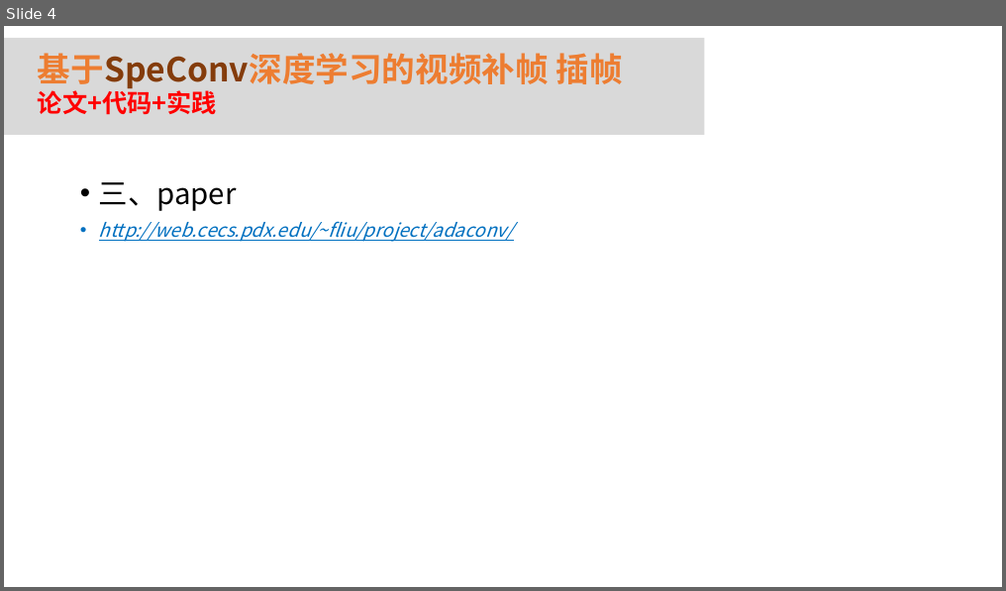
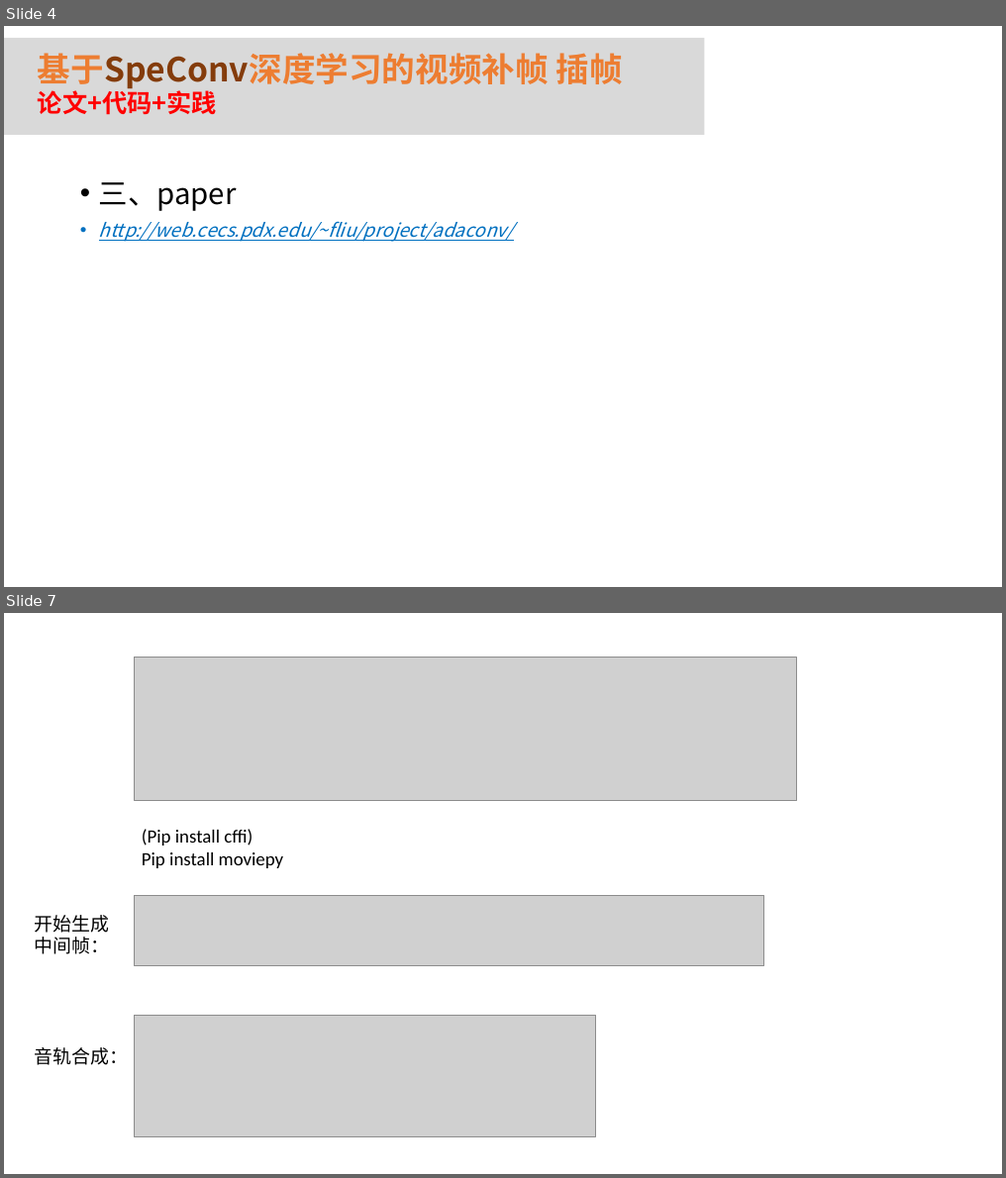
Before and after one commit to youyuge34/sepconv_video, a slide deck: AdaConv.pptx. Shown one above the other, each under a label of ours: slide 4 before the commit, slides 4 and 7 after it; the slides between them are not shown. The pictures are 1006x591 and 1006x1178 pixels, drawn with LibreOffice and Linux fonts; fonts in the diff are those of the drawing; grey boxes stand for pictures. Boxes give left, top, right and bottom in pixels: in the first picture for what was removed or moved away, otherwise in the second. Text is boxed around its words. In the diff, an @@ line names an element or a change of style, - is before the commit and + after.

```diff
--- a/AdaConv.pptx
+++ b/AdaConv.pptx
@@ slide 7 added at [4,613,1002,1174], background #FFFFFF @@
@@ picture added at [135,657,796,800] @@
@@ text added at [142,829,284,868], 18 pt, text #000000 @@
+(Pip install cffi)
+Pip install moviepy
@@ picture added at [135,895,764,966] @@
@@ text added at [35,915,110,955], 18 pt, text #000000 @@
+开始生成
+中间帧：
@@ picture added at [135,1016,596,1137] @@
@@ text added at [35,1048,128,1065], 18 pt, text #000000 @@
+音轨合成：
```
Also in this commit, not shown: 2 other slides added.
